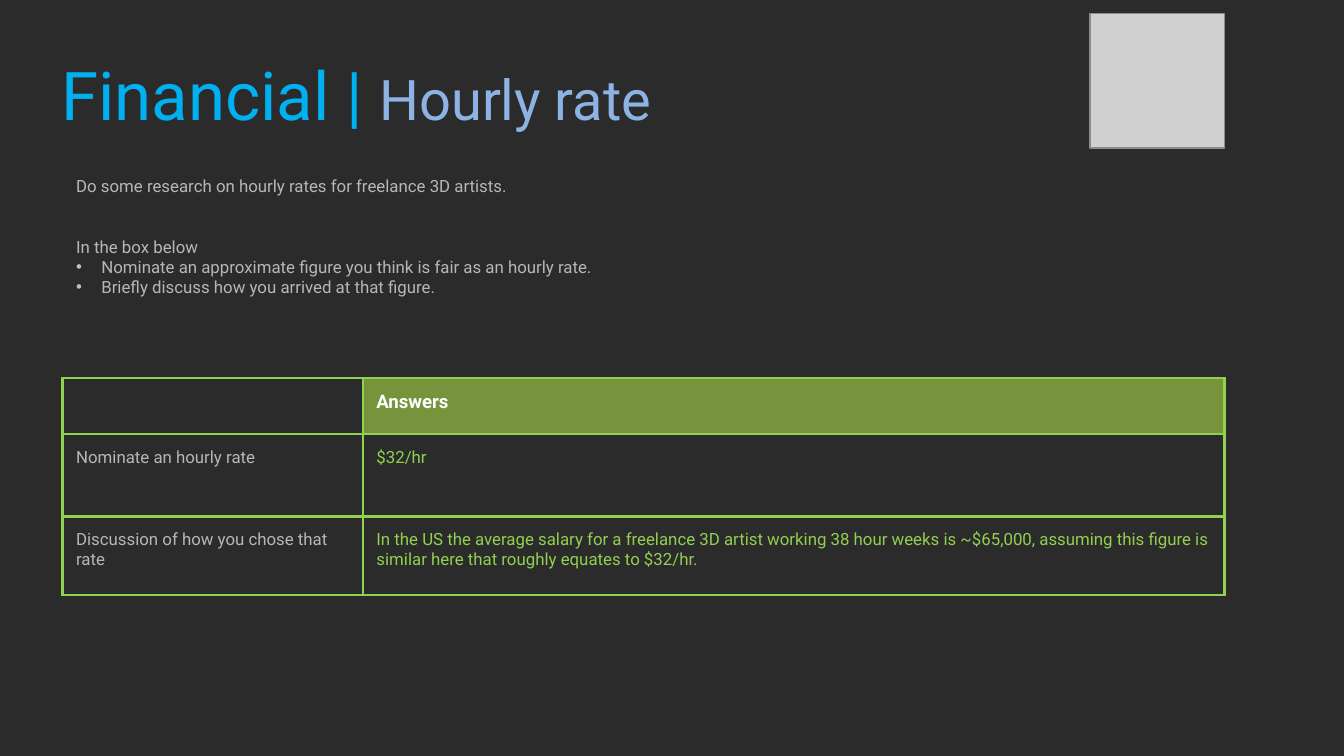
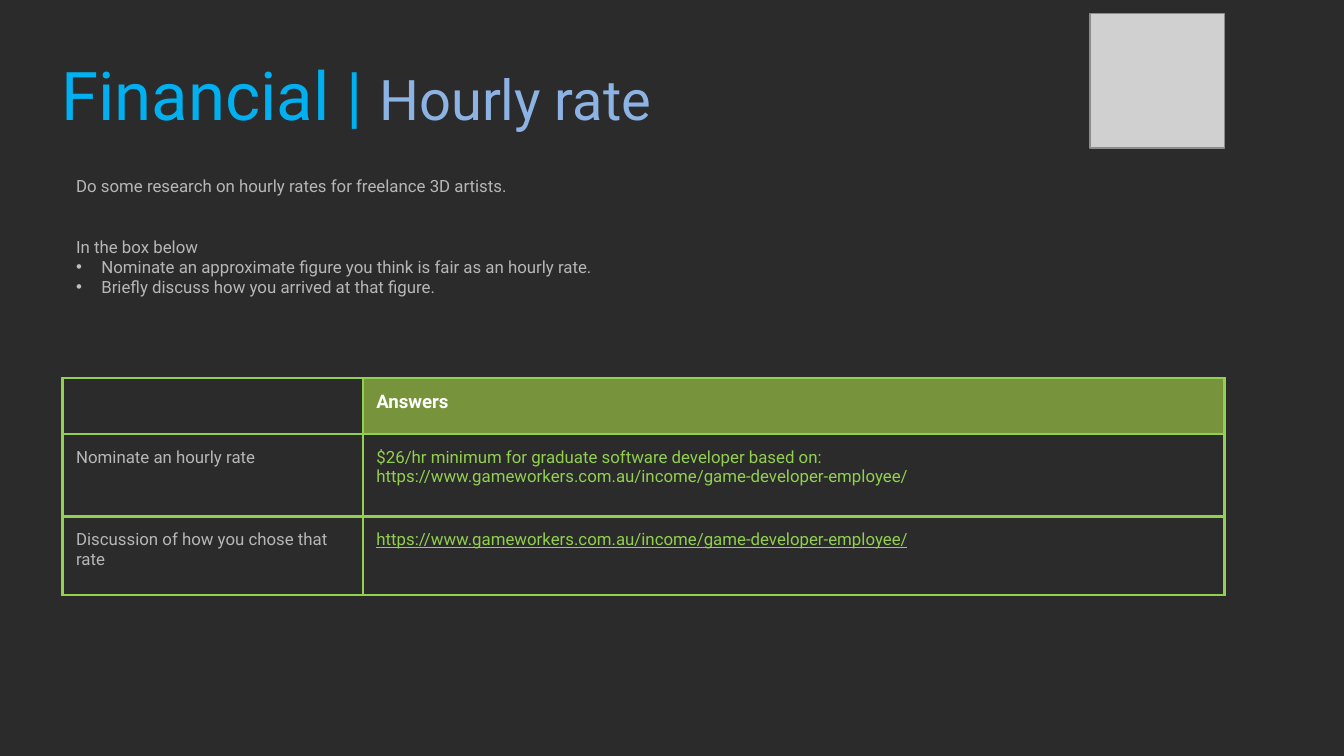
Before and after one commit to Dinoboy173/ProfStud, a slide deck: slide 30 of Class1/2021_Professional_Studies_1_JordanWesson.pptx. Drawn at 1344x756 pixels with LibreOffice and Linux fonts; fonts in the diff are those of the drawing; grey boxes stand for pictures; background and template pictures are left out; a plain dark background stands for a picture behind light text. Boxes give left, top, right and bottom in pixels: in the first picture for what was removed or moved away, otherwise in the second. Text is boxed around its words. In the diff, an @@ line names an element or a change of style, - is before the commit and + after.

```diff
--- a/Class1/2021_Professional_Studies_1_JordanWesson.pptx
+++ b/Class1/2021_Professional_Studies_1_JordanWesson.pptx
@@ table at box(63, 378, 1224, 597) @@
-row 2, column 2: $32/hr
+row 2, column 2: $26/hr minimum for graduate software developer based on: https://www.gameworkers.com.au/income/game-developer-employee/
-row 3, column 2: In the US the average salary for a freelance 3D artist working 38 hour weeks is ~$65,000, assuming this figure is similar here that roughly equates to $32/hr.
+row 3, column 2: https://www.gameworkers.com.au/income/game-developer-employee/
```
Also in this commit, not shown: 5 other slides changed, 1 other file.
